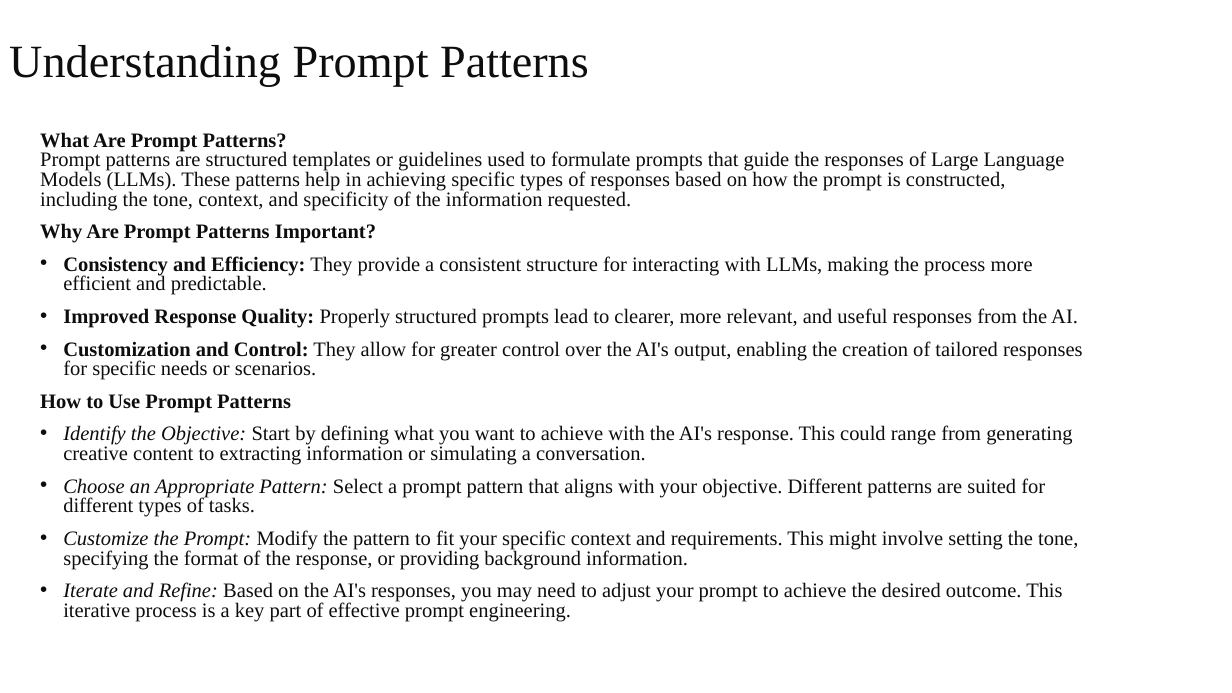
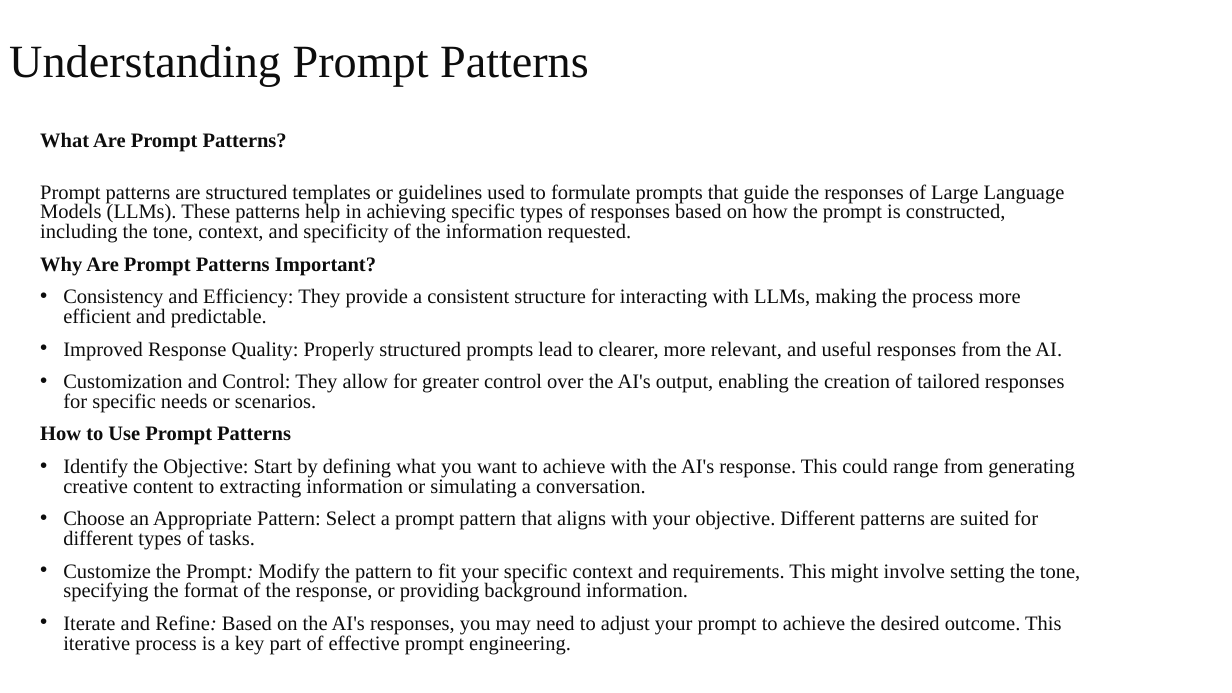
Before and after one commit to Humanitariansai/OPT, a slide deck: slide 12 of PROMPT_ENGINEERING_AND_AI/LLM-Intro_Prompting-SlideDecks_Videos_Quizzes/Introduction to LLMs and Prompting_Module1.pptx. Drawn at 1232x693 pixels with LibreOffice and Linux fonts; fonts in the diff are those of the drawing. Boxes give left, top, right and bottom in pixels: in the first picture for what was removed or moved away, otherwise in the second. Text is boxed around its words. In the diff, an @@ line names an element or a change of style, - is before the commit and + after.

```diff
--- a/PROMPT_ENGINEERING_AND_AI/LLM-Intro_Prompting-SlideDecks_Videos_Quizzes/Introduction to LLMs and Prompting_Module1.pptx
+++ b/PROMPT_ENGINEERING_AND_AI/LLM-Intro_Prompting-SlideDecks_Videos_Quizzes/Introduction to LLMs and Prompting_Module1.pptx
@@ text at (40, 132, 1065, 243): text changed @@
-What Are Prompt Patterns?
-Prompt patterns are structured templates or guidelines used to formulate prompts that guide the responses of Large Language Models (LLMs). These patterns help in achieving specific types of responses based on how the prompt is constructed, including the tone, context, and specificity of the information requested.
+What Are Prompt Patterns?
+Prompt patterns are structured templates or guidelines used to formulate prompts that guide the responses of Large Language Models (LLMs). These patterns help in achieving specific types of responses based on how the prompt is constructed, including the tone, context, and specificity of the information requested.
@@ text at (63, 288, 1080, 655): bold off in "Consistency and Efficiency:", "Improved Response Quality:", "Customization and Control:"; italic off in "Identify the Objective:", "Choose an Appropriate Pattern:", "Customize the Prompt:", "Iterate and Refine:" @@
```
Also in this commit, not shown: 10 other slides changed, 7 slides added, 4 slides removed.
